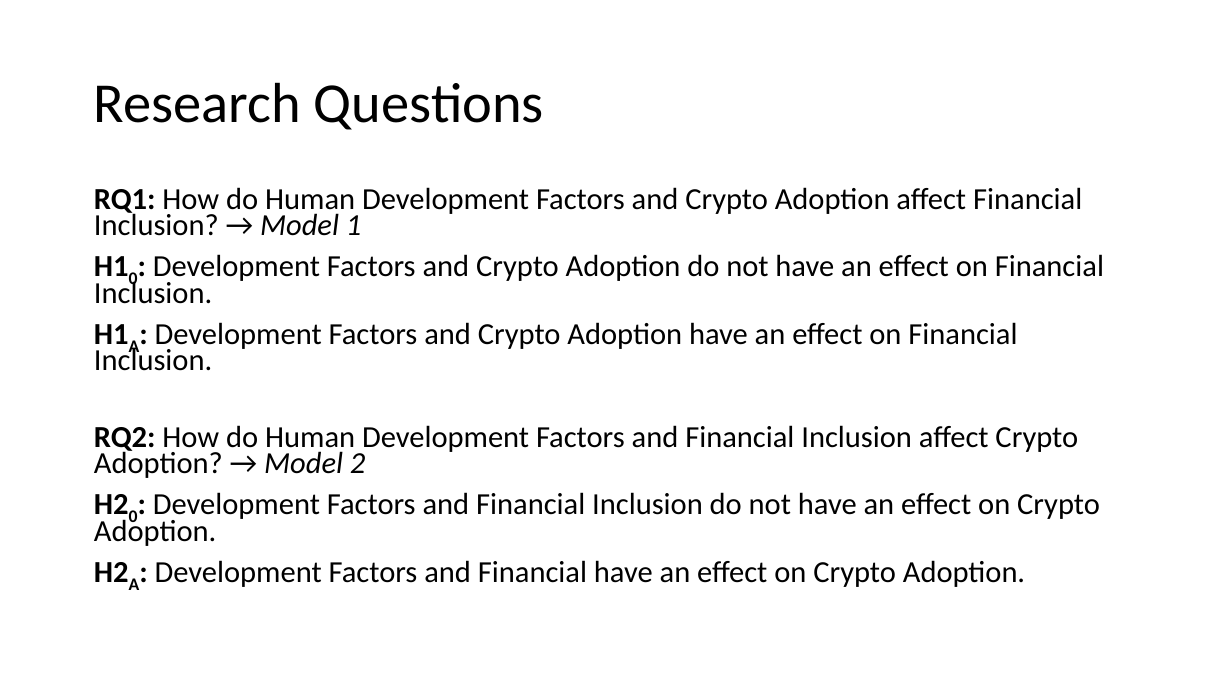
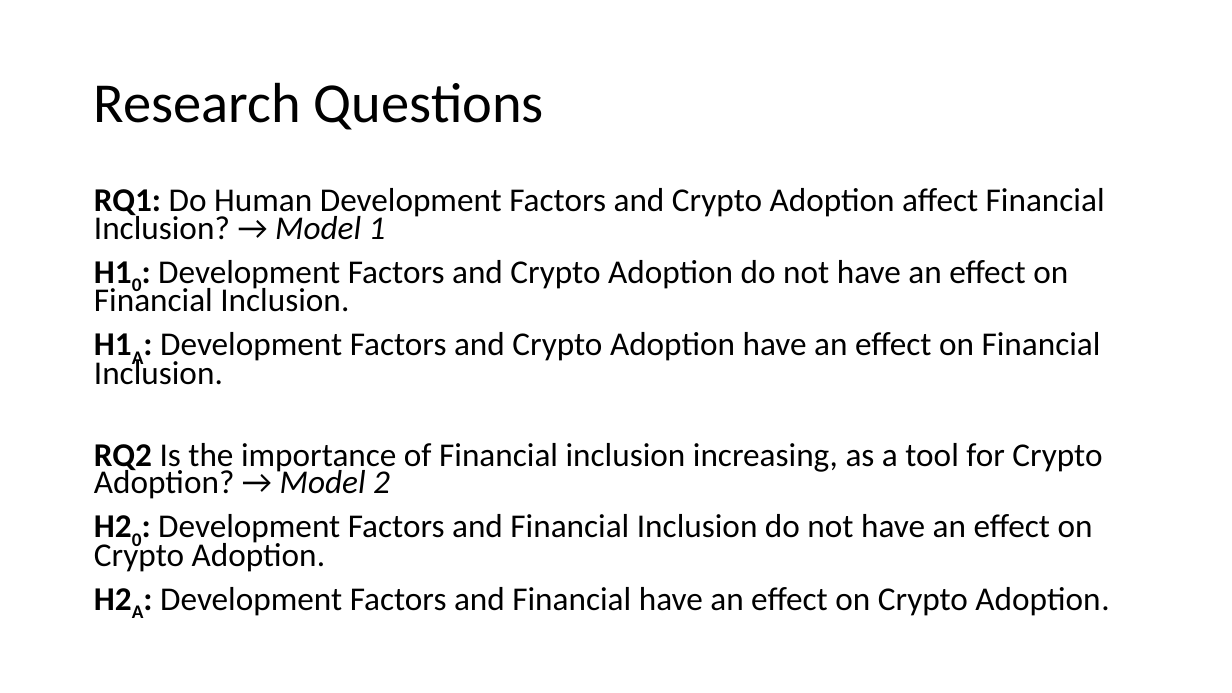
Before and after one commit to tlabarta/crypto_adoption_emerging_countries, a slide deck: slide 3 of Hypotheses Test Concept.pptx. Drawn at 1232x693 pixels with LibreOffice and Linux fonts; fonts in the diff are those of the drawing. Boxes give left, top, right and bottom in pixels: in the first picture for what was removed or moved away, otherwise in the second. Text is boxed around its words. In the diff, an @@ line names an element or a change of style, - is before the commit and + after.

```diff
--- a/Hypotheses Test Concept.pptx
+++ b/Hypotheses Test Concept.pptx
@@ text at [94, 188, 1105, 240]: text changed; size 23.8 to 25.9 pt @@
-RQ1: How do Human Development Factors and Crypto Adoption affect Financial Inclusion? → Model 1
+RQ1: Do Human Development Factors and Crypto Adoption affect Financial Inclusion? → Model 1
@@ text at [94, 260, 1109, 616]: size 23.8 to 25.9 pt in "H10: Development Factors and Crypto Adoption do ...", "H1A: Development Factors and Crypto Adoption have ...", "H20: Development Factors and Financial Inclusion do ...", "H2A: Development Factors and Financial have an ..." @@
@@ text at [94, 443, 1102, 499]: text changed; size 23.8 to 25.9 pt @@
-RQ2: How do Human Development Factors and Financial Inclusion affect Crypto Adoption? → Model 2
+RQ2 Is the importance of Financial inclusion increasing, as a tool for Crypto Adoption? → Model 2
```
Also in this commit, not shown: 25 other files.
